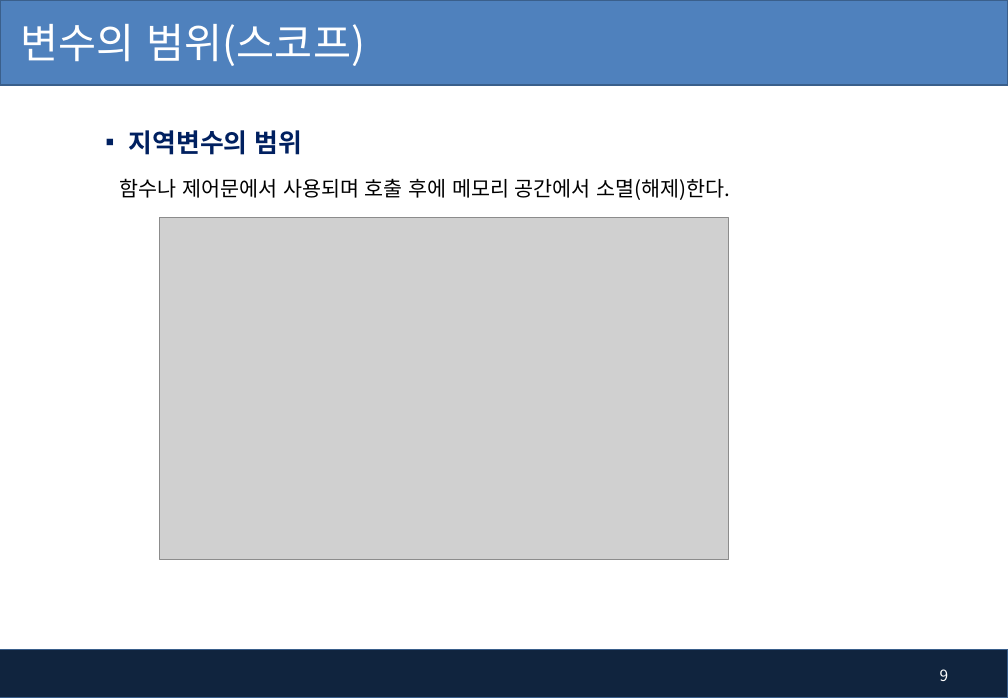
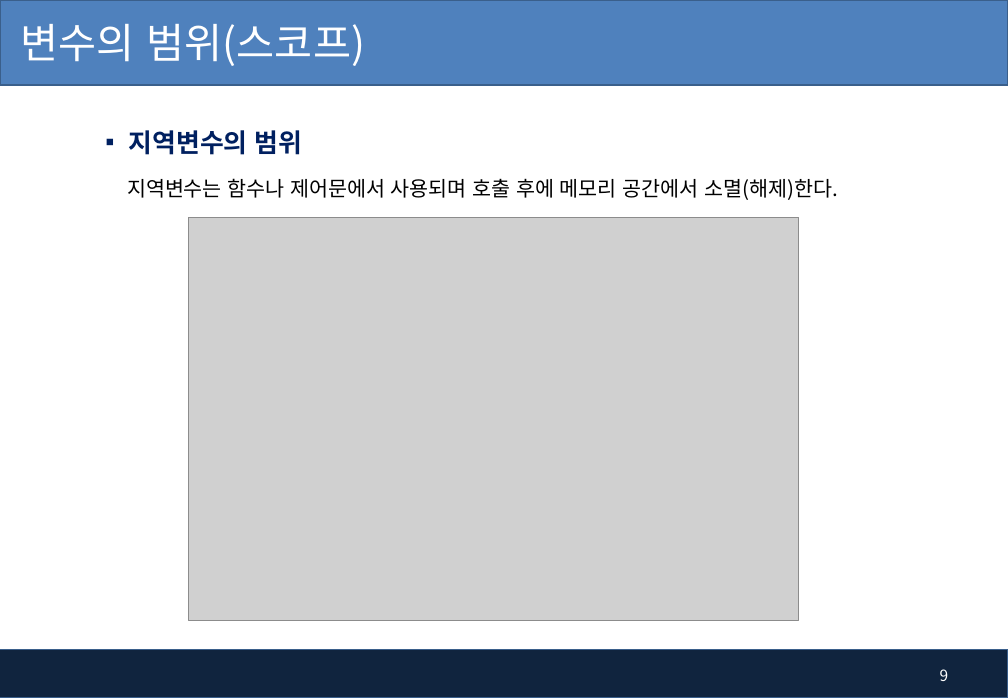
Before and after one commit to pshho/ngreen_project, a slide deck: slide 9 of javaWorks/자료/java_ppt/4장-매서드(함수).pptx. Drawn at 1008x698 pixels with LibreOffice and Linux fonts; fonts in the diff are those of the drawing; grey boxes stand for pictures; background and template pictures are left out. Boxes give left, top, right and bottom in pixels: in the first picture for what was removed or moved away, otherwise in the second. Text is boxed around its words. In the diff, an @@ line names an element or a change of style, - is before the commit and + after.

```diff
--- a/javaWorks/자료/java_ppt/4장-매서드(함수).pptx
+++ b/javaWorks/자료/java_ppt/4장-매서드(함수).pptx
@@ text at (127,178,838,200): text changed @@
-함수나 제어문에서 사용되며 호출 후에 메모리 공간에서 소멸(해제)한다.
+지역변수는 함수나 제어문에서 사용되며 호출 후에 메모리 공간에서 소멸(해제)한다.
@@ picture: place and size @@
-picture at (160,217,729,559)
+picture at (189,217,800,620)
```
Also in this commit, not shown: 1 other slide changed, 27 other files.
